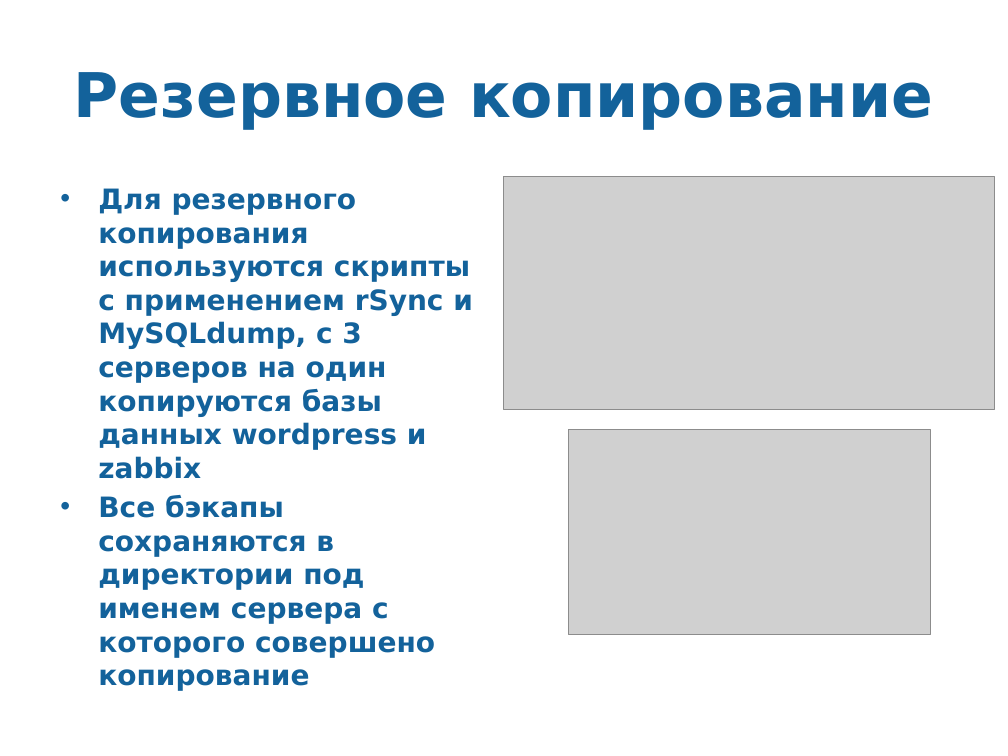
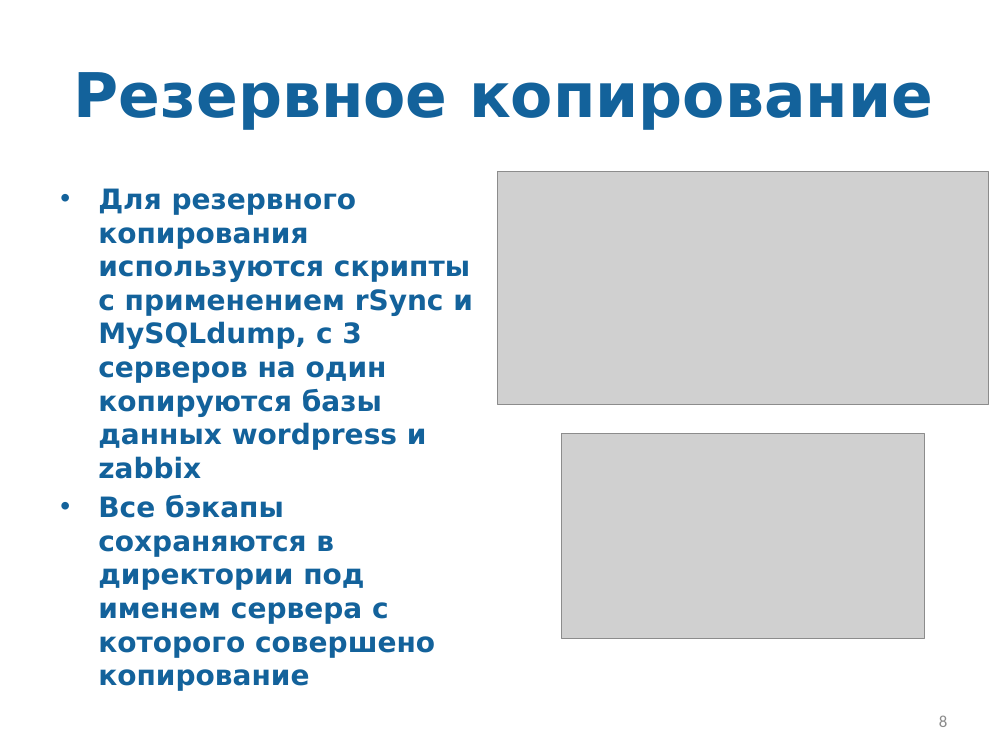
Before and after one commit to Sem5075/Course2025, a slide deck: slide 8 of Презентация.pptx (slide 7 before the commit). Drawn at 1008x756 pixels with LibreOffice and Linux fonts; fonts in the diff are those of the drawing; grey boxes stand for pictures. Boxes give left, top, right and bottom in pixels: in the first picture for what was removed or moved away, otherwise in the second. Text is boxed around its words. In the diff, an @@ line names an element or a change of style, - is before the commit and + after.

```diff
--- a/Презентация.pptx
+++ b/Презентация.pptx
@@ picture moved from (x1=504, y1=176, x2=995, y2=409) to (x1=498, y1=171, x2=988, y2=404) @@
@@ picture moved from (x1=569, y1=429, x2=930, y2=634) to (x1=561, y1=433, x2=923, y2=638) @@
@@ page number added at (x1=939, y1=715, x2=947, y2=727), 12 pt, text #8C8C8C @@
+8
```
Also in this commit, not shown: 7 other slides changed, 1 slide added, 1 other file.
